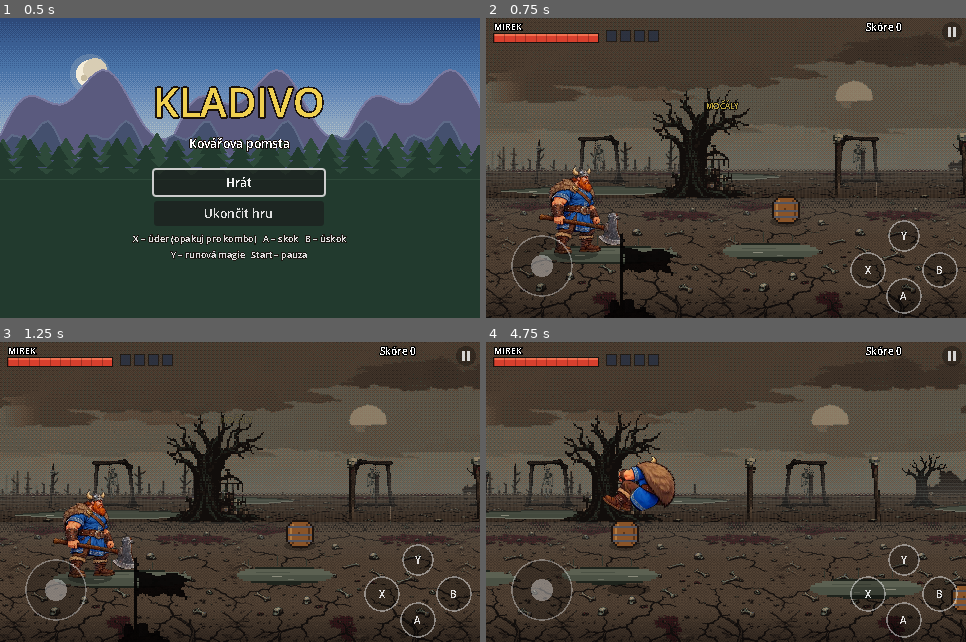
Above: before the commit, frames 1-4 (two rows, left to right).
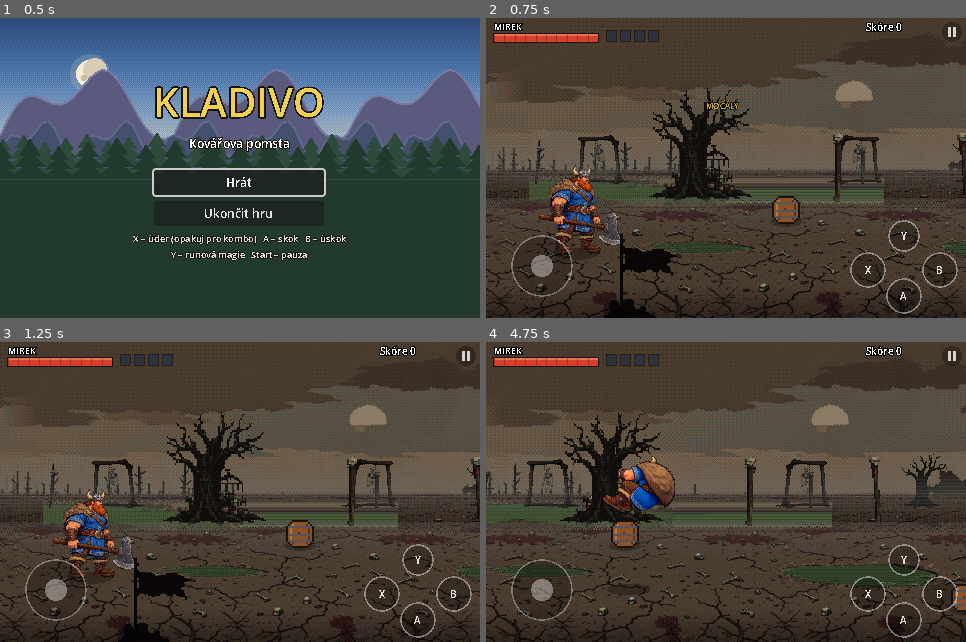
Above: after the commit, the same moments.

Repository: zarybjir/Golden_axe
Game: Godot game, scene res://scenes/main.tscn
Two runs of this game, one before a commit and one after it. Both use one fixed random seed, a clock stepped at 60 frames per second and the inputs below.
Inputs (mouse positions are in pixels of both pictures, inside the frame that each line leads up to):
- Up to frame 1 (0.5 s): no input
- Up to frame 2 (0.75 s): click "Hrát" at 0.5 s
- Up to frame 3 (1.25 s): no input
- Up to frame 4 (4.75 s): tap Enter (ui_accept) at 1.25 s; move the mouse to (831, 477) at 1.27 s; hold Right (right) 1.28-2 s; tap J (attack) at 1.35 s; click (831, 477) at 1.42 s; tap K (jump) at 1.52, 1.82, 4.52 s; drag from (630, 507) to (702, 552) at 2.02 s; move the mouse to (774, 426) at 2.77 s; hold Right (right) 2.78-3.5 s; tap I (magic) at 2.85 s; drag from (702, 552) to (582, 447) at 3.52 s; move the mouse to (870, 537) at 4.27 s; hold Left (left) from 4.28 s (still down); tap Space at 4.35 s

Frame 1 is identical in both runs. In frame 2, 4.7% of the frame differs, in the area x 0-100%, y 14-88%; in frame 3, 4.7%; in frame 4, 6.0%.

Commit message:
Močál: malované kaluže a široké brody na cestě, vzdálená bažina s tůněmi, nazelenalé tóny
Co-Authored-By: Claude Opus 5.5 <noreply@anthropic.com>
Claude-Session: https://claude.ai/code/session_015jCRZS7ASg3pqxo763VEwg

Diff:
--- a/scripts/bg_data.gd
+++ b/scripts/bg_data.gd
@@ -1,4 +1,4 @@
 extends RefCounted
 ## VYGENEROVÁNO skriptem tools/build_bg.py – počet objektů v prostřední vrstvě.
 
-const OBJS := {"swamp": 16}
+const OBJS := {"swamp": 16, "swamp_water": 4}
--- a/scripts/parallax.gd
+++ b/scripts/parallax.gd
@@ -11,6 +11,7 @@
 var sky: Texture2D
 var objs: Array = []
 var ground: Texture2D
+var marsh: Texture2D = null
 
 const SKY_SPEED := 0.15
 const MID_SPEED := 0.55
@@ -28,6 +29,8 @@
 	texture_filter = CanvasItem.TEXTURE_FILTER_NEAREST
 	sky = load("res://art/bg/%s/sky.png" % biome)
 	ground = load("res://art/bg/%s/ground.png" % biome)
+	if ResourceLoader.exists("res://art/bg/%s/marsh.png" % biome):
+		marsh = load("res://art/bg/%s/marsh.png" % biome)
 	var n: int = BgData.OBJS.get(biome, 0)
 	for i in n:
 		objs.append(load("res://art/bg/%s/obj_%d.png" % [biome, i]))
@@ -67,8 +70,7 @@
 			sx += sw
 		# 2) Vzdálená země (perspektivně zploštělá) – na ní stojí vzdálené objekty
 		_draw_far_ground(left * FAR_SPEED, HORIZON_Y, NEAR_BASE_Y + 4.0)
-		if biome == "swamp":
-			_draw_far_water(left * FAR_SPEED)
+		_draw_marsh(left * FAR_SPEED)
 		# 3) Vzdálená řada objektů v mlze
 		_draw_objects(left * FAR_SPEED, FAR_STEP, FAR_BASE_Y, 0.8, Color(0.62, 0.62, 0.64), 11)
 		_fog(HORIZON_Y - 26.0, NEAR_BASE_Y - 6.0, 0.30)
@@ -89,32 +91,30 @@
 		x += w
 
 
-## Pásy stojaté bažinaté vody na vzdálené zemi.
-func _draw_far_water(offset: float) -> void:
+## Občas vzdálená bažina s tůněmi a rákosím místo suché země.
+func _draw_marsh(offset: float) -> void:
+	if marsh == null:
+		return
 	var size := get_viewport_rect().size
-	var step := 160.0
-	var first := int(floorf((offset - 200.0) / step))
-	var last := int(ceilf((offset + size.x + 200.0) / step))
-	var t := Time.get_ticks_msec() / 1000.0
+	var mw := float(marsh.get_width())
+	var step := 300.0
+	var first := int(floorf((offset - 400.0) / step))
+	var last := int(ceilf((offset + size.x + 400.0) / step))
 	for i in range(first, last + 1):
-		if _rnd(i, 21) < 0.2:
+		if _rnd(i, 31) < 0.45:
 			continue
-		var w := 100.0 + _rnd(i, 22) * 160.0
-		var x := roundf(i * step + _rnd(i, 23) * 60.0 - offset)
-		var y := roundf(158.0 + _rnd(i, 24) * 16.0)
-		var h := 6.0 + roundf(_rnd(i, 25) * 6.0)
-		# zubaté okraje po 4 px
-		var cx := x
-		while cx < x + w:
-			var edge := absf((cx - x) / w - 0.5) * 2.0
-			var hh := roundf(h * (1.0 - edge * edge * 0.8))
-			draw_rect(Rect2(cx, y - hh * 0.5, 4, hh), Color("40463a"))
-			draw_rect(Rect2(cx, y - hh * 0.5, 4, 1), Color("1e231c"))
-			draw_rect(Rect2(cx, y + hh * 0.5 - 1.0, 4, 1), Color("6b6e60"))
-			cx += 4.0
-		# třpyt hladiny
-		var sh := fmod(t * 6.0 + i * 3.0, w - 10.0)
-		draw_rect(Rect2(roundf(x + 5.0 + sh), y, 8, 1), Color("8a8a7a"))
+		var x := roundf(i * step + _rnd(i, 32) * 60.0 - offset)
+		var w := roundf(mw * (0.8 + _rnd(i, 33) * 0.6))
+		var src_x := roundf(_rnd(i, 34) * (mw * 0.5))
+		var y := HORIZON_Y + 6.0
+		var h := NEAR_BASE_Y + 4.0 - y
+		# měkké boční okraje: proužky s ubývající šířkou
+		for k in 6:
+			var inset := float(k) * 6.0
+			var part := Rect2(src_x + inset, 0, w - inset * 2.0, marsh.get_height())
+			var dst := Rect2(x + inset, y + 6.0 - k, w - inset * 2.0, h - 6.0 + k)
+			if k == 5:
+				draw_texture_rect_region(marsh, dst, part, Color(0.92, 0.94, 0.9))
 
 
 ## Svislý přechod mlhy (od průhledné nahoře k mlze uprostřed a zpět).
--- a/scripts/stage.gd
+++ b/scripts/stage.gd
@@ -49,6 +49,7 @@
 var waves: Array = []
 var biome := ""
 var ground_tex: Texture2D = null
+var water_tex: Array = []
 
 var player: PlayerScript
 var fighters: Array = []
@@ -85,6 +86,8 @@
 		# Hrubé retro pozadí ve vrstvách s paralaxou
 		ground_tex = load("res://art/bg/%s/ground.png" % biome)
 		texture_filter = CanvasItem.TEXTURE_FILTER_NEAREST
+		for wi in int(ParallaxScript.BgData.OBJS.get(biome + "_water", 0)):
+			water_tex.append(load("res://art/bg/%s/water_%d.png" % [biome, wi]))
 		var back := ParallaxScript.new()
 		back.biome = biome
 		bg_layer.add_child(back)
@@ -437,44 +440,29 @@
 				f.take_hit(0, 1 if f.pos.x >= player.pos.x else -1, true, 0.0)
 
 
-## Mělké bažinaté kaluže na cestě (dá se jimi projít).
+## Kaluže a široké brody na cestě (malované, dá se jimi projít).
 func _draw_puddles() -> void:
-	var step := 230.0
-	var t := time
-	var first := int(floorf((cam_x - HALF_W - 200.0) / step))
+	if water_tex.is_empty():
+		return
+	var step := 260.0
+	var first := int(floorf((cam_x - HALF_W - 400.0) / step))
 	var last := int(ceilf((cam_x + HALF_W + 200.0) / step))
 	for i in range(first, last + 1):
 		var r1 := float(absi((i * 73856093) ^ 912367) % 1000) / 1000.0
 		var r2 := float(absi((i * 19349663) ^ 4441) % 1000) / 1000.0
-		if r1 < 0.2:
-			continue
-		var w := 90.0 + r2 * 110.0
-		var h := 14.0 + r1 * 14.0
-		var x := i * step + r2 * 120.0
-		var y := 200.0 + r1 * 70.0
-		# dithrovaný okraj z obdélníčků 4×2 px
-		var row := 0.0
-		while row < h:
-			var k := absf(row / h - 0.5) * 2.0
-			var half := w * 0.5 * sqrt(maxf(1.0 - k * k, 0.0))
-			var rx := roundf(x + w * 0.5 - half)
-			var rw := roundf(half * 2.0)
-			var col := Color("4b5144")
-			if row < 3.0 or row > h - 3.0:
-				col = Color("1e231c")
-			elif row < h * 0.45:
-				col = Color("5c6152")
-			draw_rect(Rect2(rx, roundf(y + row), rw, 2), col)
-			row += 2.0
-		# odraz oblohy a chvění hladiny
-		draw_rect(Rect2(roundf(x + w * 0.2), roundf(y + h * 0.35), roundf(w * 0.35), 1), Color("4b5144"))
-		var sh := fmod(t * 9.0 + i * 5.0, w * 0.5)
-		draw_rect(Rect2(roundf(x + w * 0.25 + sh), roundf(y + h * 0.6), 10, 1), Color("8a8a7a"))
-		draw_rect(Rect2(roundf(x + w * 0.6 - sh * 0.5), roundf(y + h * 0.75), 6, 1), Color("6b6e60"))
-		# rákos na okraji
-		for j in 3:
-			var rx2 := roundf(x + w * (0.1 + 0.3 * j) + r1 * 6.0)
-			draw_rect(Rect2(rx2, roundf(y - 6.0 - j % 2 * 3), 1, 7 + j % 2 * 3), Color("30352c"))
+		if r1 < 0.25:
+			continue
+		var tex: Texture2D = water_tex[int(r2 * 997.0) % water_tex.size()]
+		var sc := 1.0 if r1 < 0.7 else 1.7   # občas široký brod
+		var w := tex.get_width() * sc
+		var h := tex.get_height() * sc
+		var x := roundf(i * step + r2 * 80.0)
+		var y := roundf(196.0 + r1 * 70.0)
+		var flip := r2 < 0.5
+		var r := Rect2(x, y, w, h)
+		if flip:
+			r = Rect2(x + w, y, -w, h)
+		draw_texture_rect(tex, r, false)
 
 
 func popup(text: String, at: Vector2, color: Color) -> void:
@@ -516,7 +504,7 @@
 	while x < cam_x + HALF_W + 10.0:
 		draw_texture_rect(ground_tex, Rect2(roundf(x), 300.0 - h, w, h), false)
 		x += w
-	if retro and biome == "swamp":
+	if retro:
 		_draw_puddles()
 	if retro:
 		# Hloubka: v dálce mlha, u diváka stín
Binary file changed: art/bg/swamp/ground.png
Binary file added: art/bg/swamp/marsh.png
Binary file changed: art/bg/swamp/obj_0.png
Binary file changed: art/bg/swamp/obj_1.png
Binary file changed: art/bg/swamp/obj_10.png
Binary file changed: art/bg/swamp/obj_11.png
Binary file changed: art/bg/swamp/obj_12.png
Binary file changed: art/bg/swamp/obj_13.png
Binary file changed: art/bg/swamp/obj_14.png
Binary file changed: art/bg/swamp/obj_15.png
Binary file changed: art/bg/swamp/obj_2.png
Binary file changed: art/bg/swamp/obj_3.png
(and 13 more such lines)
